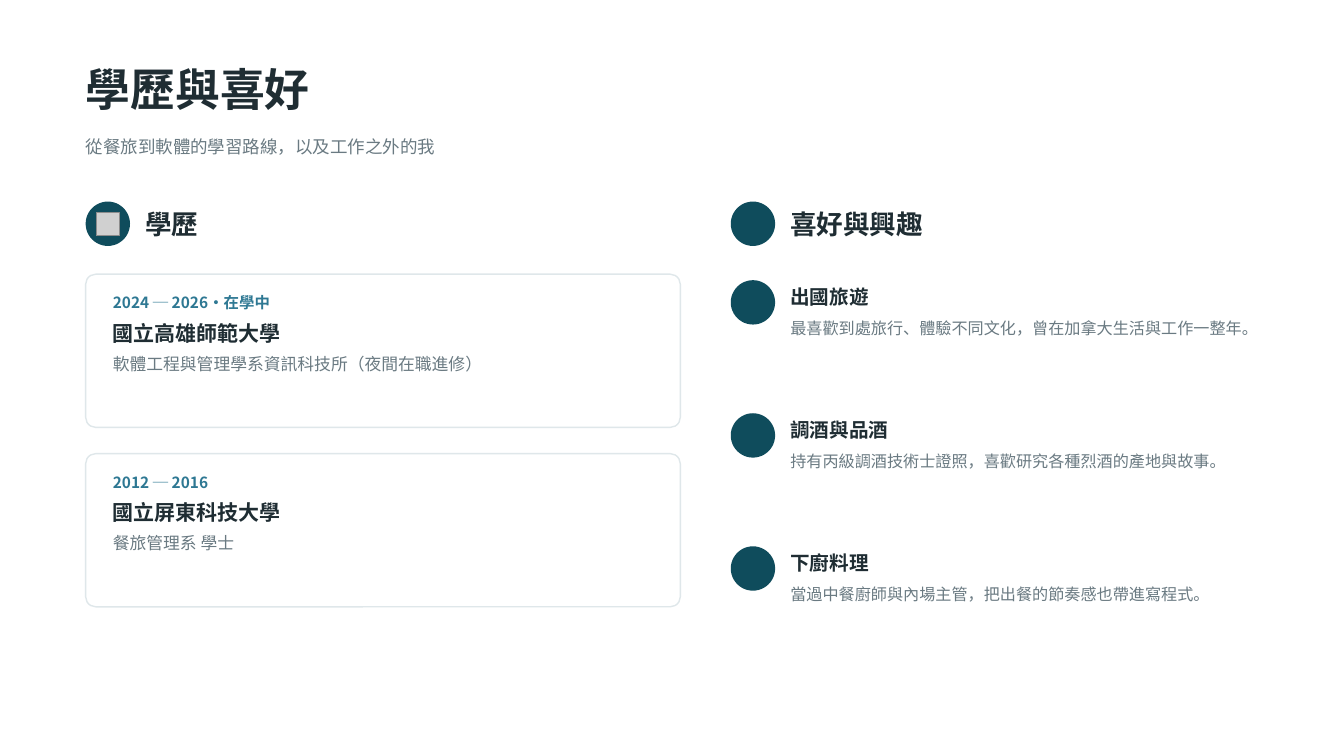
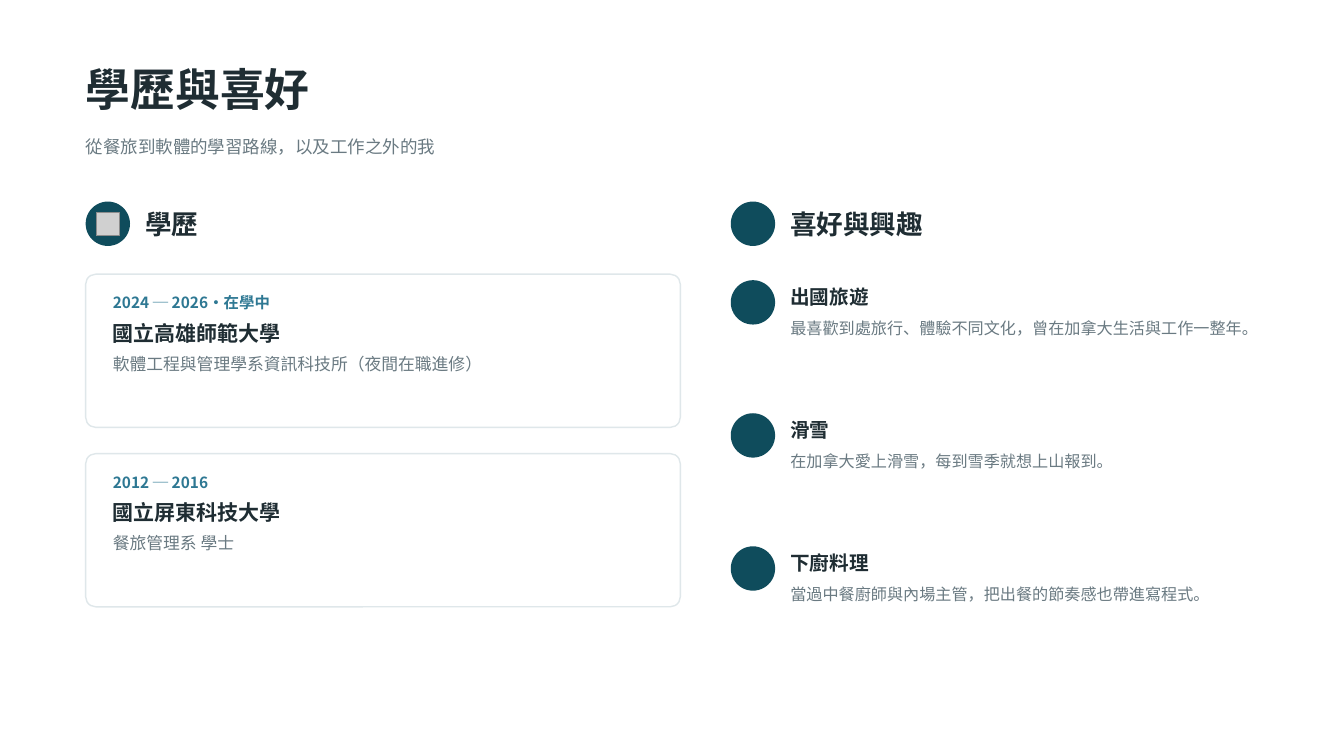
Before and after one commit to Shane360129/ShaneInfo, a slide deck: slide 2 of assets/docs/shane-self-intro.pptx. Drawn at 1344x756 pixels with LibreOffice and Linux fonts; fonts in the diff are those of the drawing; grey boxes stand for pictures; background and template pictures are left out. Boxes give left, top, right and bottom in pixels: in the first picture for what was removed or moved away, otherwise in the second. Text is boxed around its words. In the diff, an @@ line names an element or a change of style, - is before the commit and + after.

```diff
--- a/assets/docs/shane-self-intro.pptx
+++ b/assets/docs/shane-self-intro.pptx
@@ text at bbox=[790, 421, 829, 439]: text changed @@
-調酒與品酒
+滑雪
@@ text at bbox=[790, 453, 1112, 469]: text changed @@
-持有丙級調酒技術士證照，喜歡研究各種烈酒的產地與故事。
+在加拿大愛上滑雪，每到雪季就想上山報到。
```
Also in this commit, not shown: 1 other slide changed.
